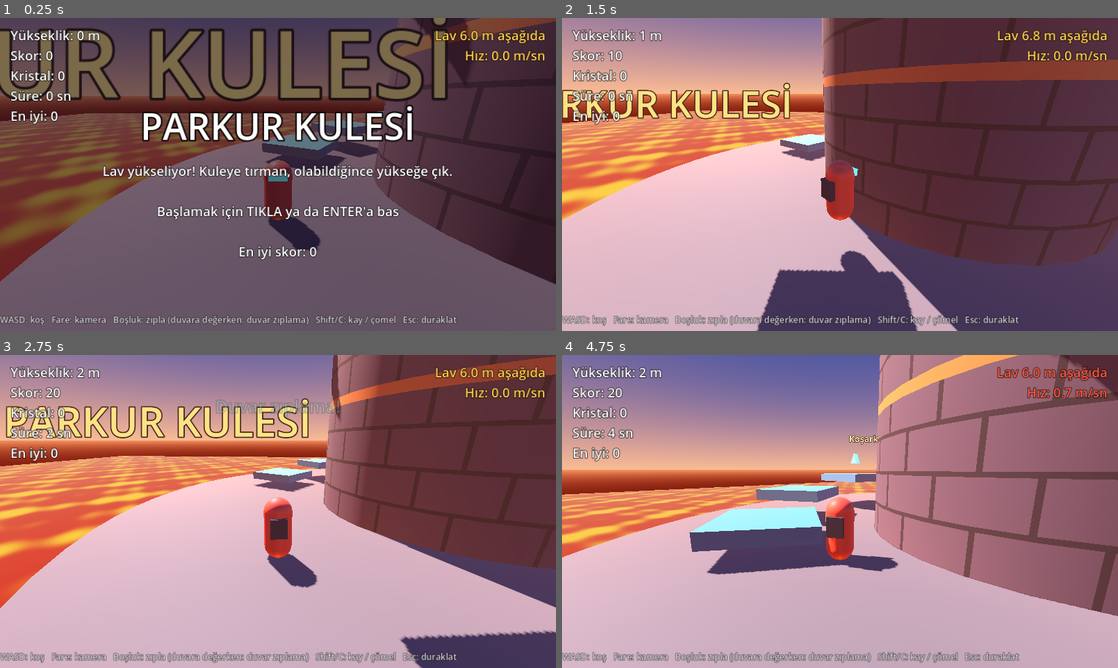
Above: before the commit, frames 1-4 (two rows, left to right).
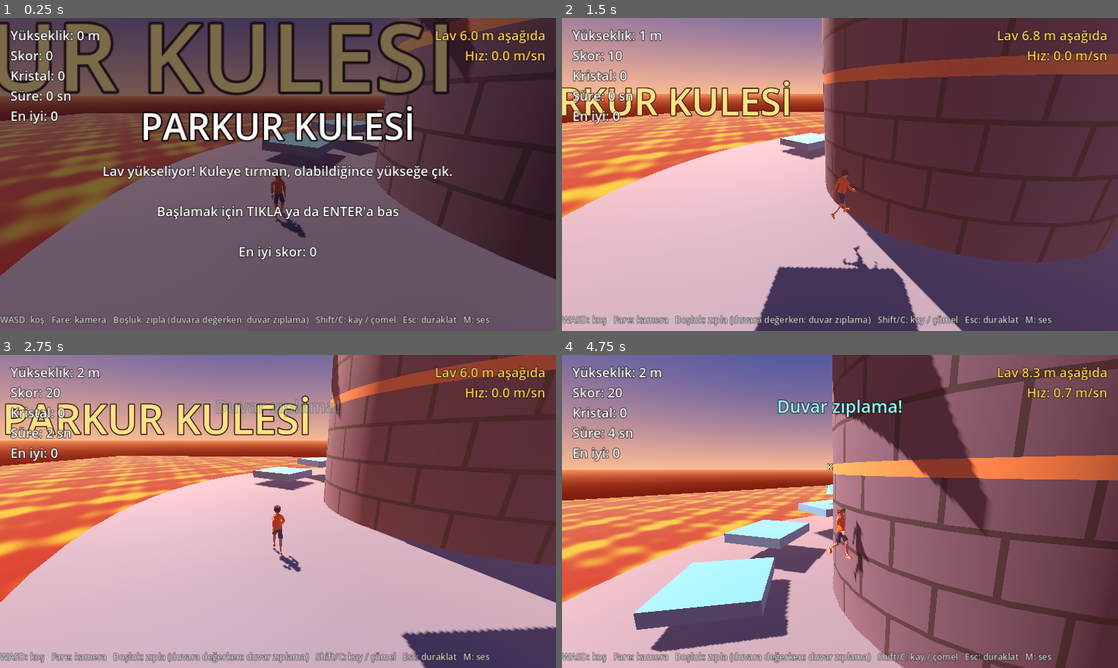
Above: after the commit, the same moments.

Repository: byakut21/Parkur-kulesi
Game: Godot game, scene res://scenes/main.tscn
Same seed, same stepped clock (60 frames per second), same inputs: the game is played once before the commit and once after it.
Inputs (mouse positions are in pixels of both pictures, inside the frame that each line leads up to):
- Up to frame 1 (0.25 s): no input
- Up to frame 2 (1.5 s): tap Enter at 0.5 s; move the mouse to (962, 158) at 0.52 s; hold D (move_right) 0.53-1.28 s; hold Shift (slide) 0.53-1.28 s; click (962, 158) at 0.67 s; tap Space (jump) at 0.77, 0.8, 1.07, 1.35 s; move the mouse to (812, 174) at 1.27 s; hold W (move_forward) from 1.28 s (still down)
- Up to frame 3 (2.75 s): keep holding W (move_forward); tap Space (jump) at 1.52, 1.82 s; tap Shift (slide) at 1.55 s; move the mouse to (289, 505) at 2.02 s; hold Space (jump) from 2.03 s (still down); tap Q (look_left) at 2.1 s
- Up to frame 4 (4.75 s): move the mouse to (834, 517) at 2.77 s; release Space (jump) at 2.78 s; tap E (look_right) at 2.85 s; tap Space (jump) at 3.02, 3.32, 3.77, 3.8, 4.07 s; tap Shift (slide) at 3.05 s; move the mouse to (878, 514) at 3.52 s; hold Shift (slide) 3.53-4.25 s; tap Escape (pause) at 4.15 s; release W (move_forward) at 4.25 s; drag from (673, 464) to (756, 433) at 4.27 s

The runs differ from the first frame. In frame 1, 9.6% of the frame differs, in the area x 0-100%, y 0-98%; in frame 2, 6.3%; in frame 3, 8.2%; in frame 4, 63%, in the area x 0-100%, y 0-100%.

Commit message:
Kapüşonlu çocuk karakter, müzik/sesler, dokunmatik kontroller ve Android APK
- Karakter: Quaternius Casual_Hoodie (CC0) modeli, çocuk oranları, animasyonlar
  (durma, yürüme, koşma, kayarken yuvarlanma, havada poz)
- Özgün sentezlenmiş müzik döngüsü ve ses efektleri (zıplama, duvar zıplama,
  kayma, kristal, iniş, ölüm, yaklaşan lav gürültüsü); M ile ses aç/kapat
- Dokunmatik ekran: sanal joystick, ZIPLA/KAY butonları, kaydırarak kamera,
  duraklat butonu
- Android export preset'i (yatay ekran, arm64 + armv7)
- CI: web + APK derlemesi; main'de gh-pages'e yayın ve APK'yı Releases'e koyma

Co-Authored-By: Claude Opus 5.5 <noreply@anthropic.com>
Claude-Session: https://claude.ai/code/session_01F6ajz8XqU8ihvXDv2qdzWp

Diff:
--- a/project.godot
+++ b/project.godot
@@ -15,6 +15,11 @@
 window/size/viewport_height=720
 window/stretch/mode="canvas_items"
 window/stretch/aspect="expand"
+window/handheld/orientation=4
+
+[input_devices]
+
+pointing/emulate_mouse_from_touch=true
 
 [physics]
 
@@ -26,3 +31,4 @@
 renderer/rendering_method="gl_compatibility"
 renderer/rendering_method.mobile="gl_compatibility"
 anti_aliasing/quality/msaa_3d=1
+textures/vram_compression/import_etc2_astc=true
--- /dev/null
+++ b/scripts/head_scale_modifier.gd
@@ -0,0 +1,17 @@
+extends SkeletonModifier3D
+## Çocuk oranları için kafayı biraz büyütür (animasyondan sonra uygulanır).
+
+var bone_name := "DEF-head"
+var head_scale := 1.18
+var _bone := -1
+
+
+func _process_modification() -> void:
+	var sk := get_skeleton()
+	if sk == null:
+		return
+	if _bone == -1:
+		_bone = sk.find_bone(bone_name)
+		if _bone == -1:
+			return
+	sk.set_bone_pose_scale(_bone, Vector3.ONE * head_scale)
--- a/scripts/hud.gd
+++ b/scripts/hud.gd
@@ -55,8 +55,12 @@
 	_hint.horizontal_alignment = HORIZONTAL_ALIGNMENT_CENTER
 	_hint.offset_top = -40
 	_hint.offset_bottom = -12
-	_hint.text = "WASD: koş   Fare: kamera   Boşluk: zıpla (duvara değerken: duvar zıplama)   Shift/C: kay / çömel   Esc: duraklat"
+	_hint.text = "WASD: koş   Fare: kamera   Boşluk: zıpla (duvara değerken: duvar zıplama)   Shift/C: kay / çömel   Esc: duraklat   M: ses"
 	_hint.modulate = Color(1, 1, 1, 0.8)
+
+
+func set_touch_hint() -> void:
+	_hint.visible = false  # dokunmatikte kontroller menü ekranında anlatılır
 
 
 func _label(size: int, pos: Vector2) -> Label:
--- /dev/null
+++ b/scripts/kid.gd
@@ -0,0 +1,92 @@
+extends Node3D
+## Oyuncu karakteri: kapüşonlu küçük bir çocuk.
+## Model: Quaternius "Ultimate Modular Men Pack" — Casual_Hoodie (CC0).
+## Çocuk oranları için küçültülür ve kafa biraz büyütülür; renkler koddan.
+## Model -Z yönüne bakar, ayaklar y=0'da.
+
+const MODEL := preload("res://assets/character/kid.gltf")
+const HeadScale := preload("res://scripts/head_scale_modifier.gd")
+const KID_SCALE := 0.78
+const BLEND := 0.15
+
+## Malzeme adı → yeni renk
+const COLORS := {
+	"Purple": Color(0.95, 0.42, 0.12),   # kapüşonlu üst: turuncu
+	"LightBlue": Color(0.13, 0.2, 0.35), # pantolon: koyu kot
+	"White": Color(0.92, 0.92, 0.9),     # ayakkabı
+	"Skin": Color(0.82, 0.58, 0.45),
+}
+
+var _anim: AnimationPlayer
+var _model: Node3D
+var _current := ""
+var _air_pose := false
+
+
+func _ready() -> void:
+	_model = MODEL.instantiate()
+	_model.scale = Vector3.ONE * KID_SCALE
+	_model.rotation.y = PI  # glTF modeli +Z'ye bakıyor
+	add_child(_model)
+	_anim = _model.find_child("AnimationPlayer", true, false) as AnimationPlayer
+	for n in ["Idle", "Idle_Neutral", "Run", "Walk"]:
+		if _anim and _anim.has_animation(n):
+			_anim.get_animation(n).loop_mode = Animation.LOOP_LINEAR
+	for mi in _model.find_children("*", "MeshInstance3D", true, false):
+		_recolor(mi as MeshInstance3D)
+	var sk := _model.find_child("Skeleton3D", true, false) as Skeleton3D
+	if sk:
+		var hs := HeadScale.new()
+		hs.bone_name = "Head"
+		hs.head_scale = 1.15
+		sk.add_child(hs)
+	_play("Idle")
+
+
+func _recolor(mi: MeshInstance3D) -> void:
+	if mi.mesh == null:
+		return
+	for i in mi.mesh.get_surface_count():
+		var m := mi.mesh.surface_get_material(i) as StandardMaterial3D
+		if m and COLORS.has(m.resource_name):
+			var c := m.duplicate() as StandardMaterial3D
+			c.albedo_color = COLORS[m.resource_name]
+			mi.set_surface_override_material(i, c)
+
+
+func _play(anim_name: String, speed := 1.0, blend := BLEND) -> void:
+	if _anim == null or not _anim.has_animation(anim_name):
+		return
+	if _current != anim_name or not _anim.is_playing():
+		_anim.play(anim_name, blend)
+		_current = anim_name
+	_anim.speed_scale = speed
+
+
+## Havada: koşu animasyonunun bacakları açık bir karesinde dondur.
+func _hold_pose(anim_name: String, t: float) -> void:
+	if _anim == null or not _anim.has_animation(anim_name):
+		return
+	if _current != anim_name + "#hold":
+		_anim.play(anim_name, 0.1)
+		_anim.seek(t, true)
+		_current = anim_name + "#hold"
+	_anim.speed_scale = 0.0
+
+
+## speed: yatay hız (m/sn). state: "ground", "air", "slide", "crouch", "wall".
+func animate(_delta: float, speed: float, _vertical: float, state: String) -> void:
+	match state:
+		"ground":
+			if speed > 4.5:
+				_play("Run", clampf(speed / 7.0, 0.8, 1.35))
+			elif speed > 0.6:
+				_play("Walk", clampf(speed / 2.0, 0.8, 1.6))
+			else:
+				_play("Idle")
+		"air", "wall":
+			_hold_pose("Run", 0.18)
+		"slide":
+			_play("Roll", 1.3, 0.08)
+		"crouch":
+			_play("Walk" if speed > 0.5 else "Idle", 0.7)
--- a/scripts/main.gd
+++ b/scripts/main.gd
@@ -4,6 +4,8 @@
 const Player := preload("res://scripts/player.gd")
 const Tower := preload("res://scripts/tower.gd")
 const Hud := preload("res://scripts/hud.gd")
+const TouchControls := preload("res://scripts/touch_controls.gd")
+const Sound := preload("res://scripts/sound.gd")
 
 const SAVE_PATH := "user://best_score.save"
 const LAVA_START_Y := -6.0
@@ -31,6 +33,9 @@
 var gems := 0
 var best := 0
 var _was_captured := false
+var touch_mode := false
+var touch: Control
+var sound: Node
 
 
 func _ready() -> void:
@@ -50,19 +55,32 @@
 	add_child(player)
 	# Kamera spiralin ilerleme yönüne (teğet, +Z) baksın
 	player.cam_yaw = PI
-	player.wall_jumped.connect(func(): hud.toast("Duvar zıplama!"))
+	sound = Sound.new()
+	add_child(sound)
+	player.wall_jumped.connect(_on_wall_jump)
+	player.jumped.connect(func(): sound.play("jump", -2.0))
+	player.slid.connect(func(): sound.play("slide"))
+	player.landed.connect(func(impact: float): sound.play("land", clampf(impact - 14.0, -10.0, 0.0)))
 
 	_build_lava()
 
 	hud = Hud.new()
 	add_child(hud)
+	touch_mode = DisplayServer.is_touchscreen_available() or OS.has_feature("mobile")
+	if touch_mode:
+		touch = TouchControls.new()
+		touch.target = player
+		touch.visible = false
+		touch.pause_pressed.connect(_on_touch_pause)
+		hud.add_child(touch)
+		hud.set_touch_hint()
 
 	tower.update_for(0.0, lava_y)
 	if skip_menu:
 		skip_menu = false
 		_start()
 	else:
-		hud.show_overlay("PARKUR KULESİ", "Lav yükseliyor! Kuleye tırman, olabildiğince yükseğe çık.\n\nBaşlamak için TIKLA ya da ENTER'a bas\n\nEn iyi skor: %d" % best)
+		hud.show_overlay("PARKUR KULESİ", "Lav yükseliyor! Kuleye tırman, olabildiğince yükseğe çık.\n\n%s\n\nEn iyi skor: %d" % [_tap_text("Başlamak için"), best])
 	_update_hud()
 
 
@@ -83,6 +101,7 @@
 	_action("slide", [KEY_SHIFT, KEY_C, KEY_CTRL], [JOY_BUTTON_B, JOY_BUTTON_RIGHT_SHOULDER], [])
 	_action("pause", [KEY_ESCAPE, KEY_P], [JOY_BUTTON_START], [])
 	_action("restart", [KEY_R, KEY_ENTER], [JOY_BUTTON_Y], [])
+	_action("mute", [KEY_M], [JOY_BUTTON_BACK], [])
 
 
 func _action(action_name: String, keys: Array, buttons: Array, axes: Array) -> void:
@@ -170,15 +189,34 @@
 
 # ---------------------------------------------------------------- oyun akışı
 
+func _on_touch_pause() -> void:
+	if state == State.PLAYING:
+		_pause(true)
+
+
+func _tap_text(prefix: String) -> String:
+	if touch_mode:
+		return "Sol taraf: koş   Sağ taraf: kamera   ZIPLA / KAY butonları\nDuvara değerken ZIPLA: duvar zıplama\n\n" + prefix + " EKRANA DOKUN"
+	return prefix + " TIKLA ya da ENTER'a bas"
+
+
+func _set_touch_visible(v: bool) -> void:
+	if touch:
+		touch.visible = v
+		touch.release_all()
+
+
 func _start() -> void:
 	state = State.PLAYING
 	player.controls_enabled = true
 	hud.hide_overlay()
+	_set_touch_visible(true)
+	sound.start_music()
 	_capture_mouse()
 
 
 func _capture_mouse() -> void:
-	if DisplayServer.get_name() != "headless":
+	if DisplayServer.get_name() != "headless" and not touch_mode:
 		Input.mouse_mode = Input.MOUSE_MODE_CAPTURED
 
 
@@ -186,12 +224,16 @@
 	if p:
 		state = State.PAUSED
 		get_tree().paused = true
+		sound.set_paused(true)
 		Input.mouse_mode = Input.MOUSE_MODE_VISIBLE
-		hud.show_overlay("DURAKLATILDI", "Devam etmek için TIKLA ya da ENTER'a bas")
+		_set_touch_visible(false)
+		hud.show_overlay("DURAKLATILDI", _tap_text("Devam etmek için"))
 	else:
 		state = State.PLAYING
 		get_tree().paused = false
+		sound.set_paused(false)
 		hud.hide_overlay()
+		_set_touch_visible(true)
 		_capture_mouse()
 	_was_captured = false
 
@@ -199,14 +241,16 @@
 func _die() -> void:
 	state = State.DEAD
 	player.controls_enabled = false
+	sound.play("death")
+	_set_touch_visible(false)
 	Input.mouse_mode = Input.MOUSE_MODE_VISIBLE
 	var score := _score()
 	var record := score > best
 	if record:
 		best = score
 		_save_best()
-	var sub := "Yükseklik: %d m   Kristal: %d   Süre: %d sn\nSkor: %d%s\n\nTekrar denemek için TIKLA, R ya da ENTER" % [
-		int(max_height), gems, int(elapsed), score, "   YENİ REKOR!" if record else "   (En iyi: %d)" % best]
+	var sub := "Yükseklik: %d m   Kristal: %d   Süre: %d sn\nSkor: %d%s\n\n%s" % [
+		int(max_height), gems, int(elapsed), score, "   YENİ REKOR!" if record else "   (En iyi: %d)" % best, _tap_text("Tekrar denemek için")]
 	hud.show_overlay("LAVA DÜŞTÜN!", sub)
 
 
@@ -220,13 +264,26 @@
 	return int(max_height) * 10 + gems * GEM_SCORE
 
 
+func _on_wall_jump() -> void:
+	hud.toast("Duvar zıplama!")
+	sound.play("wall_jump")
+
+
 func _on_gem() -> void:
 	gems += 1
+	sound.play("gem")
 	hud.toast("+%d" % GEM_SCORE)
 
 
 func _unhandled_input(event: InputEvent) -> void:
-	var click: bool = event is InputEventMouseButton and event.pressed
+	if event.is_action_pressed("mute"):
+		hud.toast("Ses kapalı" if sound.toggle_mute() else "Ses açık")
+		return
+	var click: bool
+	if touch_mode:
+		click = event is InputEventScreenTouch and event.pressed
+	else:
+		click = event is InputEventMouseButton and event.pressed
 	match state:
 		State.MENU:
 			if click or event.is_action_pressed("restart") or event.is_action_pressed("jump"):
@@ -278,6 +335,8 @@
 func _update_hud() -> void:
 	hud.set_stats(max_height, _score(), best, gems, elapsed)
 	hud.set_lava(player.global_position.y - lava_y, lava_speed)
+	if sound:
+		sound.set_lava_distance(player.global_position.y - lava_y)
 
 
 func _load_best() -> void:
--- a/scripts/player.gd
+++ b/scripts/player.gd
@@ -2,6 +2,10 @@
 ## Üçüncü şahıs parkur karakteri: koşma, değişken yükseklikte zıplama,
 ## duvar zıplama / duvarda kayma, kayma (slide) ve çömelerek yürüme.
 
+const Kid := preload("res://scripts/kid.gd")
+
+signal jumped
+signal landed(impact: float)
 signal wall_jumped
 signal slid
 
@@ -25,7 +29,7 @@
 const SLIDE_DECEL := 9.0
 const COYOTE_TIME := 0.12
 const JUMP_BUFFER := 0.15
-const STAND_HEIGHT := 1.8
+const STAND_HEIGHT := 1.5
 const CROUCH_HEIGHT := 0.9
 const RADIUS := 0.4
 const MOUSE_SENS := 0.0025
@@ -38,7 +42,7 @@
 var _pivot: Node3D
 var _spring: SpringArm3D
 var camera: Camera3D
-var _visual: Node3D
+var _visual: Kid
 var _shape: CollisionShape3D
 var _capsule: CapsuleShape3D
 
@@ -66,7 +70,7 @@
 	_build_visual()
 
 	_pivot = Node3D.new()
-	_pivot.position.y = 1.4
+	_pivot.position.y = 1.3
 	add_child(_pivot)
 	_spring = SpringArm3D.new()
 	_spring.spring_length = 6.0
@@ -85,42 +89,8 @@
 
 
 func _build_visual() -> void:
-	_visual = Node3D.new()
+	_visual = Kid.new()
 	add_child(_visual)
-	var body := MeshInstance3D.new()
-	var cap := CapsuleMesh.new()
-	cap.radius = RADIUS
-	cap.height = STAND_HEIGHT
-	body.mesh = cap
-	body.position.y = STAND_HEIGHT * 0.5
-	var mat := StandardMaterial3D.new()
-	mat.albedo_color = Color(0.95, 0.35, 0.25)
-	mat.roughness = 0.5
-	body.material_override = mat
-	_visual.add_child(body)
-	# Yüzün baktığı yönü gösteren vizör (-Z yönü ileri)
-	var visor := MeshInstance3D.new()
-	var vb := BoxMesh.new()
-	vb.size = Vector3(0.5, 0.18, 0.2)
-	visor.mesh = vb
-	visor.position = Vector3(0, 1.45, -0.33)
-	var vmat := StandardMaterial3D.new()
-	vmat.albedo_color = Color(0.2, 0.9, 1.0)
-	vmat.emission_enabled = true
-	vmat.emission = Color(0.2, 0.9, 1.0)
-	vmat.emission_energy_multiplier = 1.5
-	visor.material_override = vmat
-	_visual.add_child(visor)
-	# Sırt çantası
-	var pack := MeshInstance3D.new()
-	var pb := BoxMesh.new()
-	pb.size = Vector3(0.45, 0.55, 0.22)
-	pack.mesh = pb
-	pack.position = Vector3(0, 1.05, 0.38)
-	var pmat := StandardMaterial3D.new()
-	pmat.albedo_color = Color(0.2, 0.22, 0.3)
-	pack.material_override = pmat
-	_visual.add_child(pack)
 
 
 func _unhandled_input(event: InputEvent) -> void:
@@ -209,6 +179,7 @@
 		if (on_floor or _coyote > 0.0) and (not _crouched or _can_stand()):
 			vy = JUMP_VELOCITY
 			_ground_jump = true
+			jumped.emit()
 			_coyote = 0.0
 			_jump_buffer = 0.0
 			_slide_timer = 0.0  # kayarken zıplamak hızı korur (uzun atlayış)
@@ -238,12 +209,23 @@
 			vy = -WALL_SLIDE_SPEED
 
 	velocity = Vector3(hv.x, vy, hv.z)
+	var fall_speed := -velocity.y
 	move_and_slide()
+	if not on_floor and is_on_floor() and fall_speed > 6.0:
+		landed.emit(fall_speed)
 
 	# Görselin yönü
 	var face := Vector3(velocity.x, 0.0, velocity.z)
 	if face.length() > 0.5:
 		_visual.rotation.y = lerp_angle(_visual.rotation.y, atan2(-face.x, -face.z), minf(1.0, 12.0 * delta))
+	var pose := "ground"
+	if _slide_timer > 0.0:
+		pose = "slide"
+	elif not is_on_floor():
+		pose = "wall" if is_on_wall() and velocity.y < 0.0 else "air"
+	elif _crouched:
+		pose = "crouch"
+	_visual.animate(delta, face.length(), velocity.y, pose)
 
 
 ## Yakındaki dikey duvarın normalini bulur (yoksa Vector3.ZERO).
@@ -251,7 +233,7 @@
 	var space := get_world_3d().direct_space_state
 	var best := Vector3.ZERO
 	var best_d := INF
-	var heights := [0.5, 1.2]
+	var heights := [0.4, 1.0]
 	for h in heights:
 		var from := global_position + Vector3(0.0, h * (_capsule.height / STAND_HEIGHT), 0.0)
 		for i in 12:
@@ -289,5 +271,4 @@
 	_crouched = c
 	_capsule.height = CROUCH_HEIGHT if c else STAND_HEIGHT
 	_shape.position.y = _capsule.height * 0.5
-	_visual.scale.y = _capsule.height / STAND_HEIGHT
-	_pivot.position.y = 0.9 if c else 1.4
+	_pivot.position.y = 0.9 if c else 1.3
--- /dev/null
+++ b/scripts/sound.gd
@@ -0,0 +1,79 @@
+extends Node
+## Müzik ve ses efektleri. Sesler tools/make_audio.py ile üretildi.
+
+const STREAMS := {
+	"jump": preload("res://assets/audio/jump.ogg"),
+	"wall_jump": preload("res://assets/audio/wall_jump.ogg"),
+	"slide": preload("res://assets/audio/slide.ogg"),
+	"gem": preload("res://assets/audio/gem.ogg"),
+	"land": preload("res://assets/audio/land.ogg"),
+	"death": preload("res://assets/audio/death.ogg"),
+}
+const MUSIC := preload("res://assets/audio/music.ogg")
+const LAVA := preload("res://assets/audio/lava.ogg")
+
+static var muted := false
+
+var _music: AudioStreamPlayer
+var _lava: AudioStreamPlayer
+var _pool: Array[AudioStreamPlayer] = []
+var _next := 0
+
+
+func _ready() -> void:
+	process_mode = Node.PROCESS_MODE_ALWAYS
+	var m := MUSIC.duplicate() as AudioStreamOggVorbis
+	m.loop = true
+	_music = AudioStreamPlayer.new()
+	_music.stream = m
+	_music.volume_db = -7.0
+	add_child(_music)
+	var l := LAVA.duplicate() as AudioStreamOggVorbis
+	l.loop = true
+	_lava = AudioStreamPlayer.new()
+	_lava.stream = l
+	_lava.volume_db = -40.0
+	add_child(_lava)
+	for i in 6:
+		var p := AudioStreamPlayer.new()
+		add_child(p)
+		_pool.append(p)
+	_apply_mute()
+
+
+func start_music() -> void:
+	if not _music.playing:
+		_music.play()
+	if not _lava.playing:
+		_lava.play()
+
+
+func play(sfx: String, volume_db := 0.0, pitch := 1.0) -> void:
+	if not STREAMS.has(sfx):
+		return
+	var p := _pool[_next]
+	_next = (_next + 1) % _pool.size()
+	p.stream = STREAMS[sfx]
+	p.volume_db = volume_db - 4.0
+	p.pitch_scale = pitch * randf_range(0.96, 1.04)
+	p.play()
+
+
+## Lava yaklaştıkça gürültüsü artar.
+func set_lava_distance(d: float) -> void:
+	_lava.volume_db = lerpf(-4.0, -40.0, clampf(d / 18.0, 0.0, 1.0))
+
+
+func set_paused(p: bool) -> void:
+	_music.stream_paused = p
+	_lava.stream_paused = p
+
+
+func toggle_mute() -> bool:
+	muted = not muted
+	_apply_mute()
+	return muted
+
+
+func _apply_mute() -> void:
+	AudioServer.set_bus_mute(AudioServer.get_bus_index("Master"), muted)
--- /dev/null
+++ b/scripts/touch_controls.gd
@@ -0,0 +1,166 @@
+extends Control
+## Dokunmatik ekran kontrolleri (Android / dokunmatik tarayıcı):
+##  - Ekranın sol yarısı: sanal joystick (parmağın değdiği yerde belirir)
+##  - Sağ altta ZIPLA ve KAY butonları
+##  - Sağ yarının geri kalanı: parmakla kaydırarak kamera
+##  - Üstte duraklat butonu
+
+signal pause_pressed
+
+const STICK_RADIUS := 110.0
+const KNOB_RADIUS := 48.0
+const LOOK_SENS := 0.006
+
+var target: Node  # player.gd (cam_yaw / cam_pitch)
+
+var _stick_index := -1
+var _stick_origin := Vector2.ZERO
+var _stick_pos := Vector2.ZERO
+var _look_index := -1
+var _buttons := {}  # action -> {center, radius, label, index}
+var _pause_rect := Rect2()
+
+
+func _ready() -> void:
+	set_anchors_preset(Control.PRESET_FULL_RECT)
+	mouse_filter = Control.MOUSE_FILTER_IGNORE
+	process_mode = Node.PROCESS_MODE_ALWAYS
+	_buttons = {
+		"jump": {"label": "ZIPLA", "radius": 95.0, "index": -1, "center": Vector2.ZERO},
+		"slide": {"label": "KAY", "radius": 75.0, "index": -1, "center": Vector2.ZERO},
+	}
+	get_viewport().size_changed.connect(_layout)
+	_layout()
+
+
+func _layout() -> void:
+	var s := get_viewport_rect().size
+	_buttons["jump"].center = Vector2(s.x - 150.0, s.y - 160.0)
+	_buttons["slide"].center = Vector2(s.x - 330.0, s.y - 110.0)
+	_pause_rect = Rect2(s.x * 0.5 - 45.0, 10.0, 90.0, 70.0)
+	queue_redraw()
+
+
+func _input(event: InputEvent) -> void:
+	if not visible:
+		return
+	if event is InputEventScreenTouch:
+		if event.pressed:
+			_touch_down(event.index, event.position)
+		else:
+			_touch_up(event.index)
+	elif event is InputEventScreenDrag:
+		_touch_drag(event.index, event.position, event.relative)
+
+
+func _touch_down(index: int, pos: Vector2) -> void:
+	if get_tree().paused:
+		return
+	get_viewport().set_input_as_handled()
+	if _pause_rect.grow(20.0).has_point(pos):
+		pause_pressed.emit()
+		return
+	for action in _buttons:
+		var b: Dictionary = _buttons[action]
+		if pos.distance_to(b.center) <= b.radius * 1.25:
+			b.index = index
+			Input.action_press(action)
+			queue_redraw()
+			return
+	var half := get_viewport_rect().size.x * 0.5
+	if pos.x < half and _stick_index == -1:
+		_stick_index = index
+		_stick_origin = pos
+		_stick_pos = pos
+		queue_redraw()
+	elif pos.x >= half and _look_index == -1:
+		_look_index = index
+
+
+func _touch_up(index: int) -> void:
+	for action in _buttons:
+		var b: Dictionary = _buttons[action]
+		if b.index == index:
+			b.index = -1
+			Input.action_release(action)
+			queue_redraw()
+	if index == _stick_index:
+		_stick_index = -1
+		_apply_stick(Vector2.ZERO)
+		queue_redraw()
+	if index == _look_index:
+		_look_index = -1
+
+
+func _touch_drag(index: int, pos: Vector2, rel: Vector2) -> void:
+	if index == _stick_index:
+		var v := pos - _stick_origin
+		if v.length() > STICK_RADIUS:
+			# Parmak çok uzaklaşırsa joystick merkezi onu takip eder
+			_stick_origin = pos - v.normalized() * STICK_RADIUS
+			v = pos - _stick_origin
+		_stick_pos = pos
+		_apply_stick(v / STICK_RADIUS)
+		queue_redraw()
+	elif index == _look_index and target:
+		target.cam_yaw -= rel.x * LOOK_SENS
+		target.cam_pitch = clampf(target.cam_pitch - rel.y * LOOK_SENS, -1.25, 0.6)
+
+
+func _apply_stick(v: Vector2) -> void:
+	var dead := 0.15
+	_set_axis("move_left", "move_right", v.x, dead)
+	_set_axis("move_forward", "move_back", v.y, dead)
+
+
+func _set_axis(neg: String, pos: String, value: float, dead: float) -> void:
+	if value < -dead:
+		Input.action_press(neg, clampf(-value, 0.0, 1.0))
+		Input.action_release(pos)
+	elif value > dead:
+		Input.action_press(pos, clampf(value, 0.0, 1.0))
+		Input.action_release(neg)
+	else:
+		Input.action_release(neg)
+		Input.action_release(pos)
+
+
+## Duraklatma / ölüm sonrası tüm basılı girişleri bırak.
+func release_all() -> void:
+	for action in _buttons:
+		_buttons[action].index = -1
+		Input.action_release(action)
+	_stick_index = -1
+	_look_index = -1
+	_apply_stick(Vector2.ZERO)
+	queue_redraw()
+
+
+func _draw() -> void:
+	var font := get_theme_default_font()
+	# Joystick
+	if _stick_index != -1:
+		draw_circle(_stick_origin, STICK_RADIUS, Color(1, 1, 1, 0.12))
+		draw_arc(_stick_origin, STICK_RADIUS, 0, TAU, 48, Color(1, 1, 1, 0.5), 3.0)
+		var knob := _stick_origin + (_stick_pos - _stick_origin).limit_length(STICK_RADIUS)
+		draw_circle(knob, KNOB_RADIUS, Color(1, 1, 1, 0.45))
+	else:
+		var s := get_viewport_rect().size
+		var hint := Vector2(200.0, s.y - 190.0)
+		draw_arc(hint, STICK_RADIUS, 0, TAU, 48, Color(1, 1, 1, 0.25), 3.0)
+		draw_circle(hint, KNOB_RADIUS, Color(1, 1, 1, 0.15))
+	# Butonlar
+	for action in _buttons:
+		var b: Dictionary = _buttons[action]
+		var pressed: bool = b.index != -1
+		var col := Color(0.2, 0.85, 1.0, 0.55 if pressed else 0.3) if action == "jump" else Color(1.0, 0.6, 0.2, 0.55 if pressed else 0.3)
+		draw_circle(b.center, b.radius, col)
+		draw_arc(b.center, b.radius, 0, TAU, 48, Color(1, 1, 1, 0.7), 3.0)
+		var fs := 34 if action == "jump" else 28
+		var w := font.get_string_size(b.label, HORIZONTAL_ALIGNMENT_LEFT, -1, fs).x
+		draw_string(font, b.center + Vector2(-w * 0.5, fs * 0.35), b.label, HORIZONTAL_ALIGNMENT_LEFT, -1, fs, Color.WHITE)
+	# Duraklat
+	draw_rect(_pause_rect, Color(0, 0, 0, 0.3))
+	var c := _pause_rect.get_center()
+	draw_rect(Rect2(c.x - 16, c.y - 20, 11, 40), Color(1, 1, 1, 0.85))
+	draw_rect(Rect2(c.x + 5, c.y - 20, 11, 40), Color(1, 1, 1, 0.85))
--- /dev/null
+++ b/tests/character_preview.gd
@@ -0,0 +1,61 @@
+extends Node3D
+## Karakter önizleme sahnesi (görsel kontrol için). Ana sahne olarak geçici
+## ayarlanıp çalıştırılır; oyuna dahil değildir.
+
+const Kid := preload("res://scripts/kid.gd")
+
+var kids: Array = []
+var poses := [["ground", 0.0, PI], ["ground", 0.0, PI * 0.75], ["ground", 0.0, 0.0], ["ground", 8.0, PI * 0.5], ["ground", 3.0, PI * 0.6], ["air", 8.0, PI * 0.5]]
+var names := ["Önden", "Çapraz", "Arkadan", "Koşarken", "Hafif koşu", "Zıplarken"]
+var view := 0
+
+
+func _ready() -> void:
+	var env := Environment.new()
+	env.background_mode = Environment.BG_COLOR
+	env.background_color = Color(0.93, 0.85, 0.78)
+	env.ambient_light_source = Environment.AMBIENT_SOURCE_COLOR
+	env.ambient_light_color = Color(1, 0.95, 0.9)
+	env.ambient_light_energy = 0.6
+	var we := WorldEnvironment.new()
+	we.environment = env
+	add_child(we)
+	var sun := DirectionalLight3D.new()
+	sun.rotation = Vector3(deg_to_rad(-40), deg_to_rad(30), 0)
+	sun.shadow_enabled = true
+	add_child(sun)
+	var floor_mi := MeshInstance3D.new()
+	var pm := PlaneMesh.new()
+	pm.size = Vector2(20, 6)
+	floor_mi.mesh = pm
+	var fm := StandardMaterial3D.new()
+	fm.albedo_color = Color(0.75, 0.7, 0.68)
+	floor_mi.material_override = fm
+	add_child(floor_mi)
+	for i in poses.size():
+		var k := Kid.new()
+		k.position = Vector3((i - 2.5) * 0.95, 0, 0)
+		k.rotation.y = poses[i][2]
+		add_child(k)
+		kids.append(k)
+		var l := Label3D.new()
+		l.text = names[i]
+		l.font_size = 36
+		l.outline_size = 8
+		l.position = Vector3(k.position.x, 1.65, 0)
+		l.modulate = Color(0.2, 0.15, 0.15)
+		l.outline_modulate = Color(1, 1, 1)
+		add_child(l)
+	var cam := Camera3D.new()
+	cam.position = Vector3(0, 0.85, 3.2)
+	cam.rotation.x = 0.0
+	cam.fov = 70
+	add_child(cam)
+	cam.current = true
+
+
+func _process(delta: float) -> void:
+	for i in kids.size():
+		var p: Array = poses[i]
+		var vy := 6.0 if p[0] == "air" else 0.0
+		kids[i].animate(delta, p[1], vy, p[0])
Not shown, added: assets/audio/death.ogg.import
Not shown, added: assets/audio/gem.ogg.import
Not shown, added: assets/audio/jump.ogg.import
Not shown, added: assets/audio/land.ogg.import
Not shown, added: assets/audio/lava.ogg.import
Not shown, added: assets/audio/music.ogg.import
Not shown, added: assets/audio/slide.ogg.import
Not shown, added: assets/audio/wall_jump.ogg.import
Not shown, added: assets/character/CREDITS.txt
Not shown, added: assets/character/kid.gltf
Not shown, added: assets/character/kid.gltf.import
Not shown, changed: export_presets.cfg
(and 8 more such lines)
